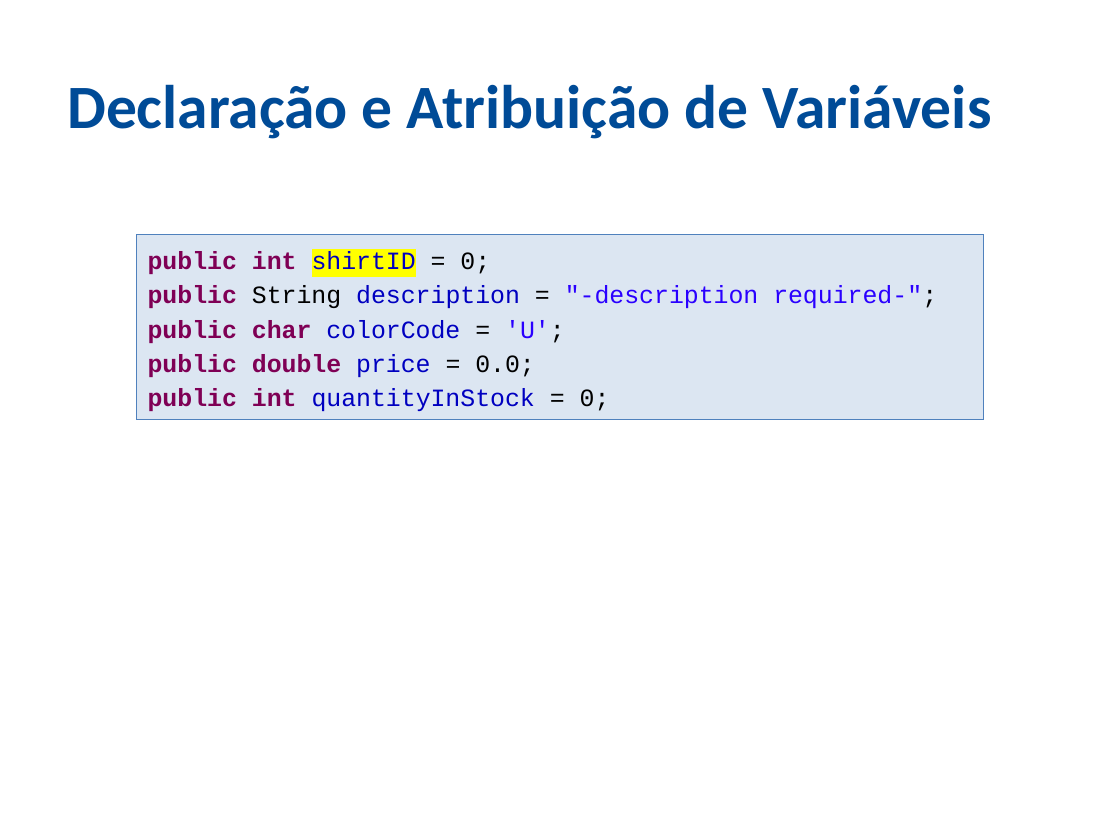
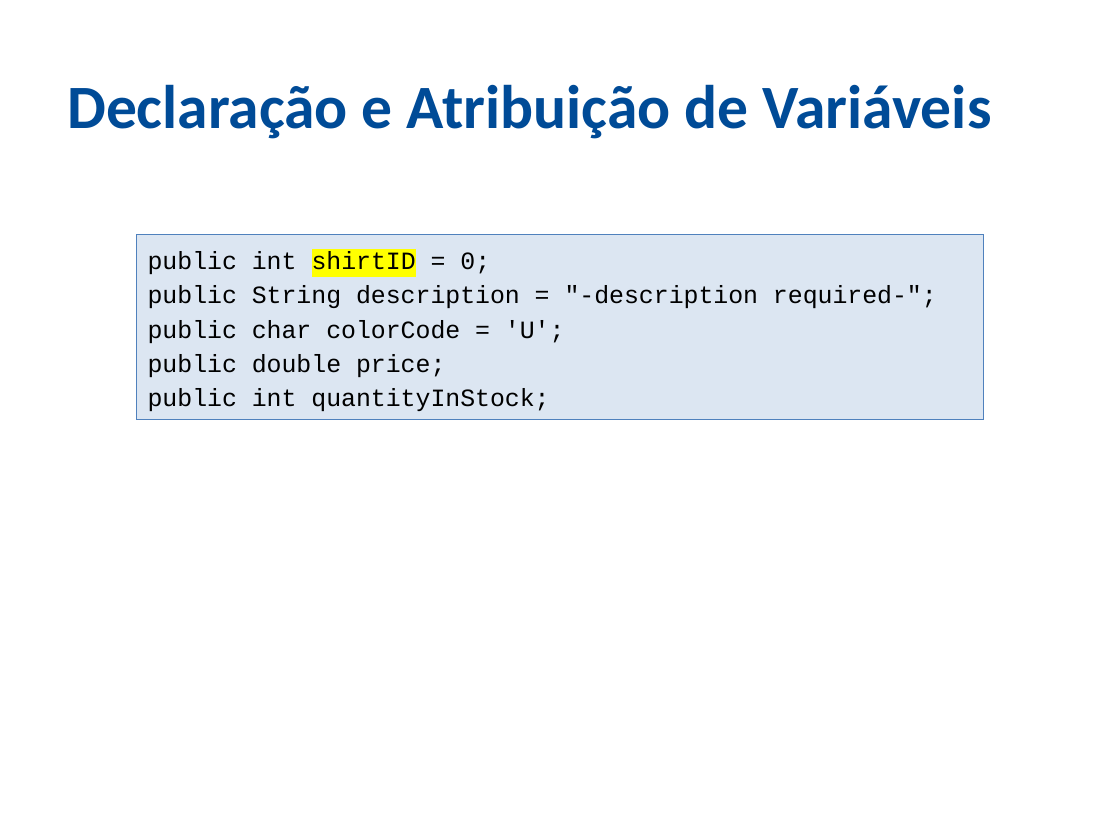
Before and after one commit to ozieljose/java6cert, a slide deck: slide 10 of slides/3-JavaBasico.pptx. Drawn at 1120x840 pixels with LibreOffice and Linux fonts; fonts in the diff are those of the drawing; background and template pictures are left out. Boxes give left, top, right and bottom in pixels: in the first picture for what was removed or moved away, otherwise in the second. Text is boxed around its words. In the diff, an @@ line names an element or a change of style, - is before the commit and + after.

```diff
--- a/slides/3-JavaBasico.pptx
+++ b/slides/3-JavaBasico.pptx
@@ text in rectangle at bbox=[148, 251, 937, 343]: text colour #7F0055 to #000000, bold off in "public int", "public", "public char"; text colour #0000C0 to #000000 in "shirtID", "description", "colorCode"; text colour #2A00FF to #000000 in ""-description required-";", "'U';" @@
@@ text in rectangle at bbox=[148, 354, 549, 411]: text changed; text colour #7F0055 to #000000 @@
-public double price = 0.0;
-public int quantityInStock = 0;
+public double price;
+public int quantityInStock;
```
Also in this commit, not shown: 6 other slides changed, 1 slide added, 9 other files.
